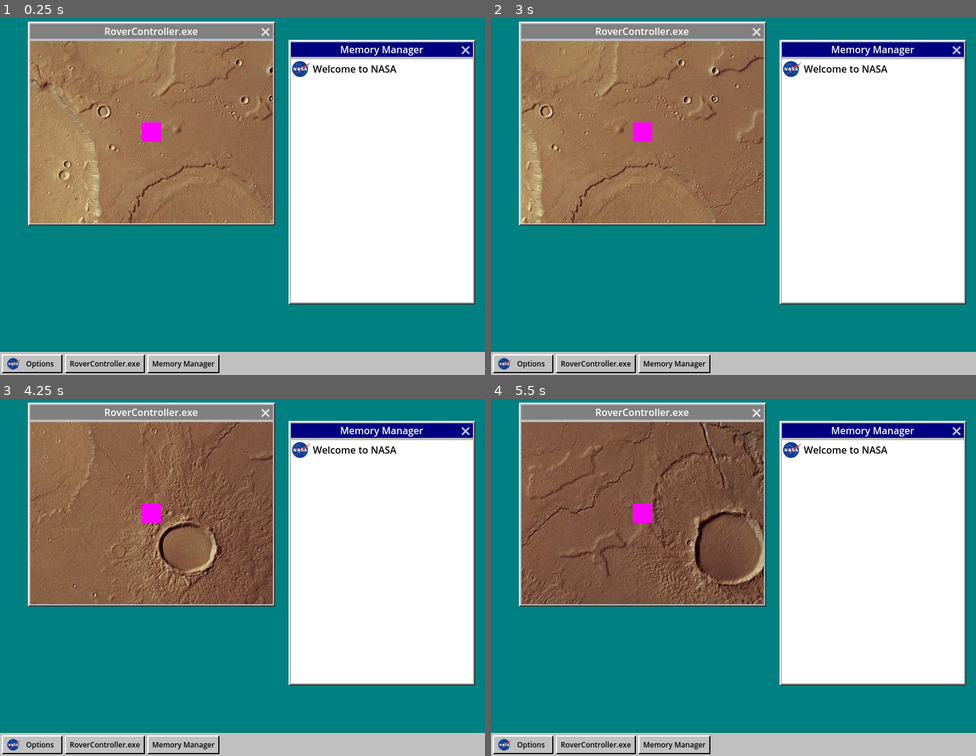
Above: before the commit, frames 1-4 (two rows, left to right).
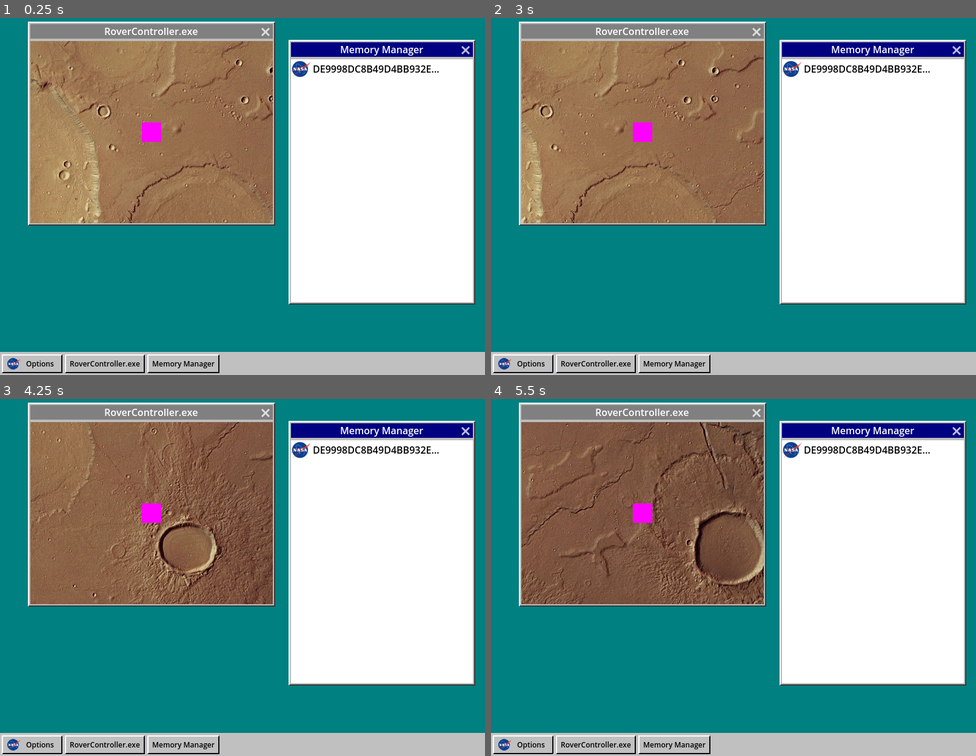
Above: after the commit, the same moments.

Repository: jerrutledge/Mars-Roverflow
Game: Godot game, scene res://scenes/Desktop.tscn
Two runs of this game, one before a commit and one after it. Both use one fixed random seed, a clock stepped at 60 frames per second and the inputs below.
Inputs:
- Up to frame 1 (0.25 s): no input
- Up to frame 2 (3 s): click "RoverController.exe" at 0.5 s; click "Memory Manager" at 1.25 s; click "Options" at 2 s; hold D (rover_right) from 2.78 s (still down)
- Up to frame 3 (4.25 s): release D (rover_right) at 3.53 s; hold S (rover_down) from 3.53 s (still down)
- Up to frame 4 (5.5 s): release S (rover_down) at 4.28 s; hold D (rover_right) 4.28-5.03 s; hold W (rover_up) from 5.03 s (still down)

The runs differ from the first frame. In frame 1, 0.3% of the frame differs, in the area x 64-91%, y 13-16%; in frame 2, 0.3%; in frame 3, 0.3%; in frame 4, 0.3%.

Commit message:
Add MemItem with random string

Diff:
--- a/scenes/MemoryManager.tscn
+++ b/scenes/MemoryManager.tscn
@@ -1,7 +1,7 @@
 [gd_scene load_steps=4 format=3 uid="uid://bnundixphma7d"]
 
 [ext_resource type="Theme" uid="uid://dpktb2f2xymkh" path="res://resources/theme.tres" id="1_0jkox"]
-[ext_resource type="Texture2D" uid="uid://qc5k8aodpp2u" path="res://assets/nasa_logo_icon_170926.png" id="2_ip2xc"]
+[ext_resource type="PackedScene" uid="uid://dssepk3bcd32j" path="res://scenes/mem_item.tscn" id="2_w0id5"]
 
 [sub_resource type="StyleBoxFlat" id="StyleBoxFlat_x32xj"]
 bg_color = Color(1, 1, 1, 1)
@@ -23,14 +23,5 @@
 grow_horizontal = 2
 grow_vertical = 2
 
-[node name="MemItem" type="HBoxContainer" parent="VBoxContainer"]
+[node name="MemItem" parent="VBoxContainer" instance=ExtResource("2_w0id5")]
 layout_mode = 2
-
-[node name="TextureRect" type="TextureRect" parent="VBoxContainer/MemItem"]
-layout_mode = 2
-texture = ExtResource("2_ip2xc")
-
-[node name="Label" type="Label" parent="VBoxContainer/MemItem"]
-layout_mode = 2
-theme_override_colors/font_color = Color(0, 0, 0, 1)
-text = "Welcome to NASA"
--- /dev/null
+++ b/scenes/mem_item.tscn
@@ -0,0 +1,17 @@
+[gd_scene load_steps=3 format=3 uid="uid://dssepk3bcd32j"]
+
+[ext_resource type="Texture2D" uid="uid://qc5k8aodpp2u" path="res://assets/nasa_logo_icon_170926.png" id="1_sflfe"]
+[ext_resource type="Script" path="res://src/mem_item.gd" id="1_tbqdm"]
+
+[node name="MemItem" type="HBoxContainer"]
+size_flags_vertical = 0
+script = ExtResource("1_tbqdm")
+
+[node name="TextureRect" type="TextureRect" parent="."]
+layout_mode = 2
+texture = ExtResource("1_sflfe")
+
+[node name="Label" type="Label" parent="."]
+layout_mode = 2
+theme_override_colors/font_color = Color(0, 0, 0, 1)
+text = "Welcome to NASA"
--- /dev/null
+++ b/src/mem_item.gd
@@ -0,0 +1,11 @@
+extends HBoxContainer
+@onready var label = $Label
+
+var hex_chars = "0123456789ABCDEF"
+var data : String = ""
+
+func _ready():
+	data = ""
+	for i in range(200):
+		data = data + hex_chars[randi() % 16]
+	label.text = data.substr(0, 20) + "..."
